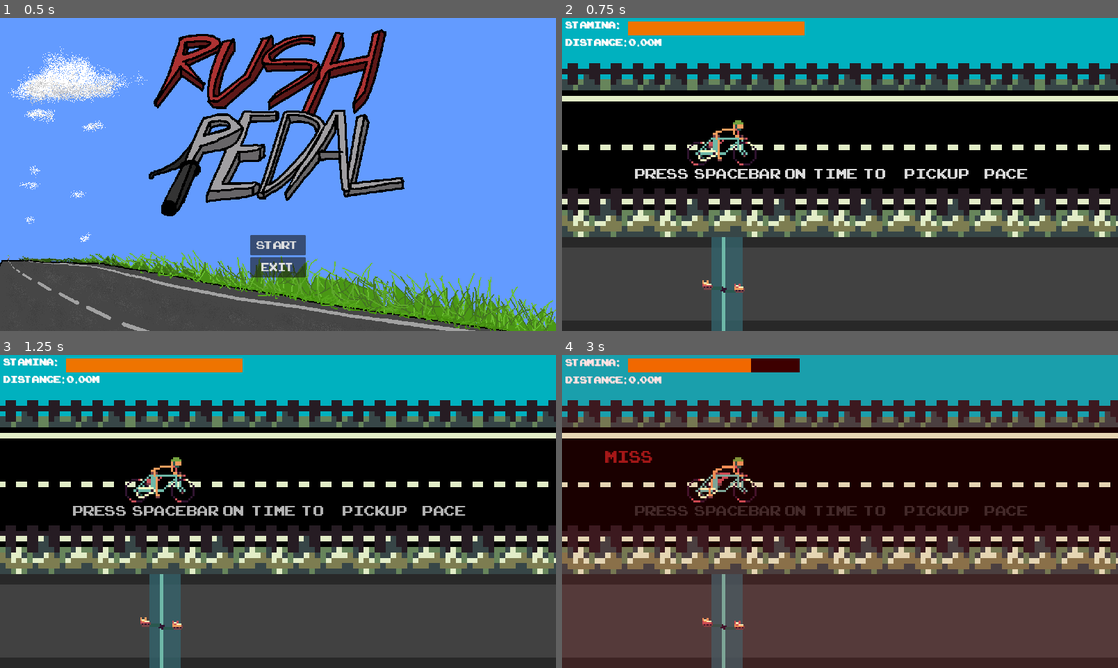
Above: before the commit, frames 1-4 (two rows, left to right).
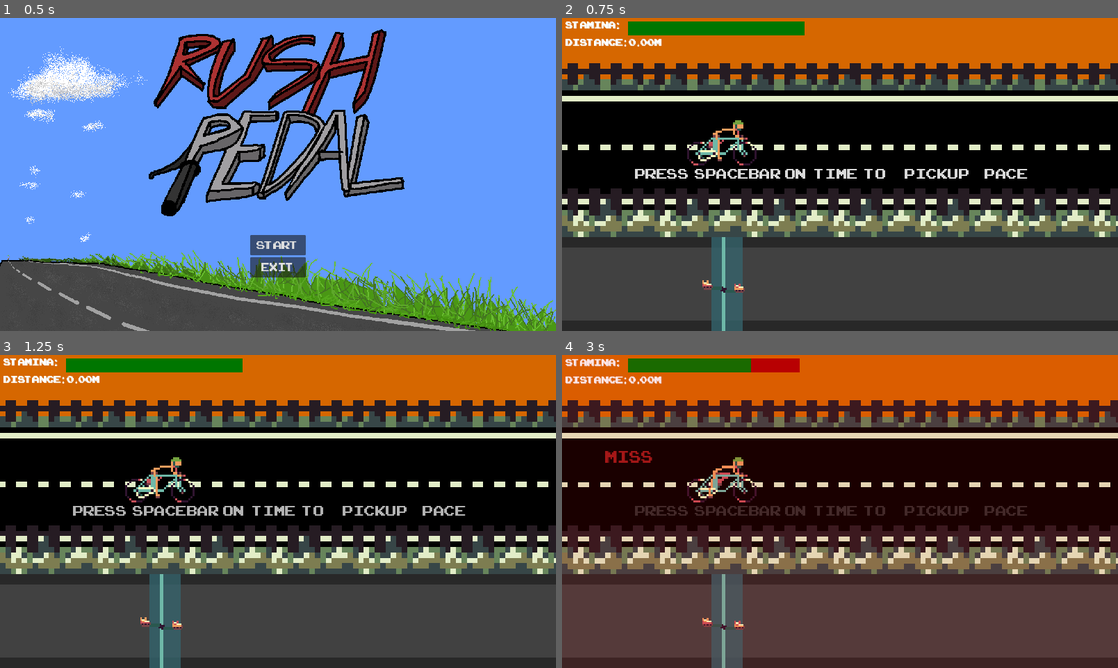
Above: after the commit, the same moments.

Repository: alexgaaranes/GameJam-2024-Entry
Game: Godot game, scene res://scenes/menu.tscn
Same seed, same stepped clock (60 frames per second), same inputs: the game is played once before the commit and once after it.
Inputs:
- Up to frame 1 (0.5 s): no input
- Up to frame 2 (0.75 s): click "Start" at 0.5 s
- Up to frame 3 (1.25 s): no input
- Up to frame 4 (3 s): tap Space (pedal) at 1.25, 1.35, 2, 2.1, 2.75, 2.85 s

Frame 1 is identical in both runs. In frame 2, 16% of the frame differs, in the area x 0-100%, y 0-20%; in frame 3, 16%; in frame 4, 16%.

Commit message:
all assets added

Diff:
--- a/scenes/main_level.tscn
+++ b/scenes/main_level.tscn
@@ -10,6 +10,52 @@
 [ext_resource type="PackedScene" uid="uid://dki4yf33hce12" path="res://scenes/cyclist.tscn" id="4_app16"]
 [ext_resource type="Script" path="res://scripts/tutorial.gd" id="5_dah53"]
 [ext_resource type="FontFile" uid="uid://cduo3hndy60wv" path="res://fonts/arcade_classic.TTF" id="5_gmnf5"]
+
+[sub_resource type="GDScript" id="GDScript_0s01k"]
+script/source = "extends Control
+
+var nextTile: Control
+var parent: Control
+
+# Called when the node enters the scene tree for the first time.
+func _ready():
+	parent = self.get_parent()
+	nextTile = parent.get_node(\"RoadTiles1\").duplicate()
+	nextTile.position.x = 1400
+
+
+# Called every frame. 'delta' is the elapsed time since the previous frame.
+func _process(delta):
+	if position.x <= -1400:
+		parent.add_child(nextTile)
+		self.queue_free()
+
+func updatePos(val):
+	position.x -= val
+"
+
+[sub_resource type="GDScript" id="GDScript_kbdr2"]
+script/source = "extends Control
+
+var nextTile: Control
+var parent: Control
+
+# Called when the node enters the scene tree for the first time.
+func _ready():
+	parent = self.get_parent()
+	nextTile = parent.get_node(\"RoadTiles1\").duplicate()
+	nextTile.position.x = 1400
+
+
+# Called every frame. 'delta' is the elapsed time since the previous frame.
+func _process(delta):
+	if position.x <= -1400:
+		parent.add_child(nextTile)
+		self.queue_free()
+
+func updatePos(val):
+	position.x -= val
+"
 
 [sub_resource type="Animation" id="Animation_ijmvr"]
 length = 0.001
@@ -116,12 +162,12 @@
 position = Vector2(640, 360)
 script = ExtResource("2_becuv")
 
-[node name="ColorRect" type="ColorRect" parent="."]
+[node name="BG" type="ColorRect" parent="."]
 offset_left = -16.0
 offset_top = -16.0
 offset_right = 1296.0
 offset_bottom = 736.0
-color = Color(0, 0.694679, 0.74945, 1)
+color = Color(0.840068, 0.404678, 0, 1)
 
 [node name="Road" type="Control" parent="."]
 layout_mode = 3
@@ -136,6 +182,7 @@
 offset_top = 296.0
 offset_right = 40.0
 offset_bottom = 336.0
+script = SubResource("GDScript_0s01k")
 
 [node name="Pair1" type="Control" parent="Road/RoadTiles1"]
 anchors_preset = 0
@@ -310,6 +357,7 @@
 offset_top = 296.0
 offset_right = 1440.0
 offset_bottom = 336.0
+script = SubResource("GDScript_kbdr2")
 
 [node name="Pair1" type="Control" parent="Road/RoadTiles2"]
 anchors_preset = 0
@@ -527,7 +575,7 @@
 offset_right = 188.0
 offset_bottom = 40.0
 scale = Vector2(9, 1)
-color = Color(0.151645, 0, 0.000560862, 1)
+color = Color(0.692197, 0, 0.0122548, 1)
 
 [node name="Value" type="ColorRect" parent="HealthPoints"]
 layout_mode = 0
@@ -536,7 +584,7 @@
 offset_right = 184.0
 offset_bottom = 48.0
 scale = Vector2(10.149, 0.796249)
-color = Color(0.93569, 0.454354, 1.15514e-06, 1)
+color = Color(0, 0.462745, 0, 1)
 
 [node name="Distance" type="Label" parent="."]
 offset_left = 8.0
--- a/scripts/road.gd
+++ b/scripts/road.gd
@@ -13,10 +13,7 @@
 
 func updateRoad(val: float):
 	val *= 100
-	if $RoadTiles1.position.x - val <= -1400:
-		$RoadTiles1.position.x = 1400
-	if $RoadTiles2.position.x - val<= -1400:
-		$RoadTiles2.position.x = 1400
-	$RoadTiles1.position.x -= val
-	$RoadTiles2.position.x -= val
+	if self.position.x <= -1400:
+		self.position.x = 0
+	self.position.x -= val
 	# REPEATING ILLUSION
Not shown: 1 places in scenes/main_level.tscn that only renumber resources
